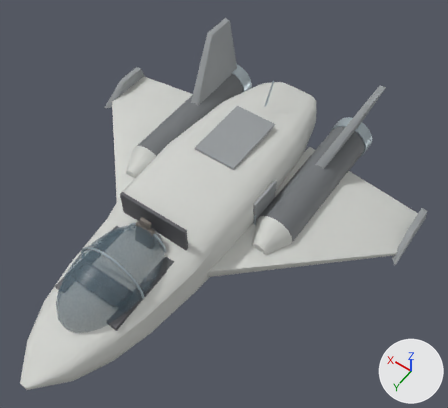
The FBX model Assets/Resources/Models/Ship.fbx: old version first, new version second.
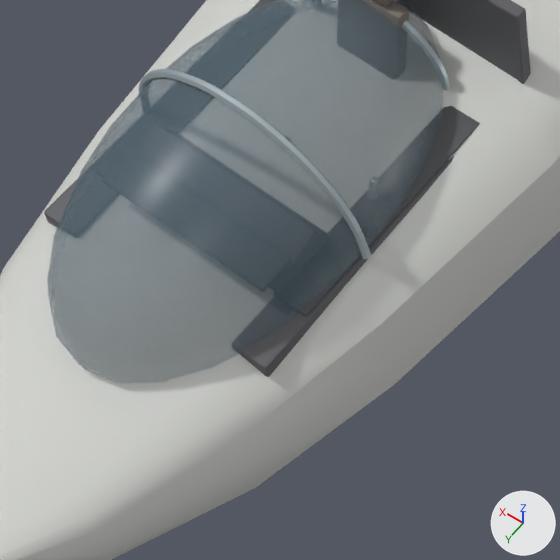
Each version is shown whole from a camera (50 mm lens) standing at (-7.24, 8.13, 14.46) and looking at (-0.94, -0.7, 0.59), then close up on the part from 10% to 44% of the width and 56% to 93% of the height. Arrows for +X, +Y and +Z are at lower right; the lights stay in place. The first two pictures are the older version. Where no turn or scale is listed for an object, it has been applied to the vertices.

Objects in the first close-up: 'Body__dash', 'Body__glass', 'Body__hull', 'Body__interior', 'Body__metal' and 1 more.
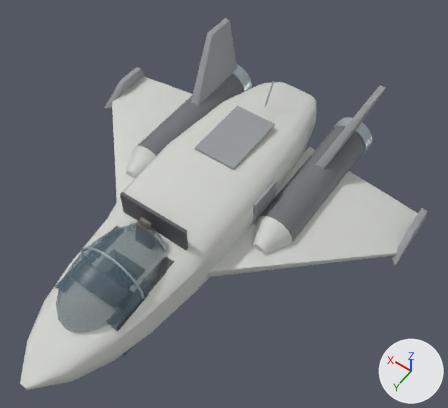
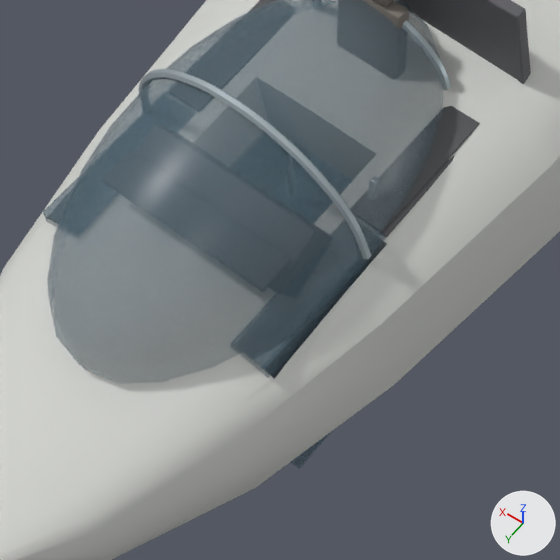
Boxes [x1, y1, x2, y2] around the edits, measured in the close-ups (560 x 560 px):
```json
{"object": "Body__glass", "change": "reshaped", "before": [47, 0, 443, 383], "after": [43, 0, 443, 469]}
{"part": 1, "of": "me_body__glass", "change": "added", "after": [239, 233, 385, 379]}
{"part": 2, "of": "me_body__glass", "change": "added", "after": [43, 178, 78, 227]}
{"part": 3, "of": "me_body__glass", "change": "added", "after": [291, 431, 332, 469]}
{"part": 4, "of": "me_body__hull", "change": "cut back", "before": [13, 0, 531, 419], "after": [4, 0, 531, 469], "on screen": "mostly hidden"}
{"part": 5, "of": "me_body__interior", "change": "reshaped", "before": [44, 156, 454, 377], "after": [382, 155, 455, 237], "on screen": "mostly hidden"}
```

The change, as JSON lines over the scene's bpy script:
```json
{"block": "me_body__hull", "where": "# used by ob_body__hull; location = (0.0, 0.0, 0.0)"}
{"op": "remove", "block": "me_body__hull", "code": "me_body__hull.from_pydata(...)  # 336 vertices, 290 faces; spans x -5.5..5.5, y -6.2..6.25, z -0.9..1.15"}
{"op": "add", "block": "me_body__hull", "code": "me_body__hull.from_pydata(...)  # 388 vertices, 306 faces; spans x -5.5..5.5, y -6.2..6.25, z -0.9..1.15"}
{"block": "me_body__hull", "change": "me_body__hull part 4: 6 vertices removed from x -0.89..0.89, y 3.2, z -0.85..0.62; 58 vertices added at x -1.07..1.07, y 2.28..3.97, z -0.88..0.64"}
{"block": "me_body__glass", "where": "# used by ob_body__glass; location = (0.0, 0.0, 0.0)"}
{"op": "remove", "block": "me_body__glass", "code": "me_body__glass.from_pydata(...)  # 314 vertices, 336 faces; spans x -1.02..1.02, y 1.2..4.7, z -0.36..1.6"}
{"op": "add", "block": "me_body__glass", "code": "me_body__glass.from_pydata(...)  # 458 vertices, 492 faces; spans x -1.1..1.1, y 1.2..4.7, z -0.89..1.6"}
{"block": "me_body__glass", "change": "me_body__glass part 1: a new loose piece of 24 vertices spanning x -1.04..-0.72, y 2.75..4.0, z -0.01..0.61, in mat_glass (blue #597381)"}
{"block": "me_body__glass", "change": "me_body__glass part 2: a new loose piece of 24 vertices spanning x 0.72..1.04, y 2.75..4.0, z -0.01..0.61, in mat_glass (blue #597381)"}
{"block": "me_body__glass", "change": "me_body__glass part 3: a new loose piece of 24 vertices spanning x -1.1..-0.7, y 2.75..4.01, z -0.89..-0.86, in mat_glass (blue #597381)"}
{"block": "me_body__glass", "change": "other edits to the shape of me_body__glass do not show in these pictures"}
{"block": "me_body__interior", "where": "# used by ob_body__interior; location = (0.0, 0.0, 0.0)"}
{"op": "remove", "block": "me_body__interior", "code": "me_body__interior.from_pydata(...)  # 216 vertices, 214 faces; spans x -1.1..1.1, y 1.15..4.35, z -0.08..1.55"}
{"op": "add", "block": "me_body__interior", "code": "me_body__interior.from_pydata(...)  # 286 vertices, 292 faces; spans x -1.1..1.1, y 1.15..4.35, z -0.08..1.55"}
{"block": "me_body__interior", "change": "me_body__interior part 5: 56 vertices removed from x -1.04..1.04, y 3.98..4.0, z -0.01..0.61; 126 vertices added at x -1.04..1.04, y 2.24..3.56, z -0.08..0.61"}
```
